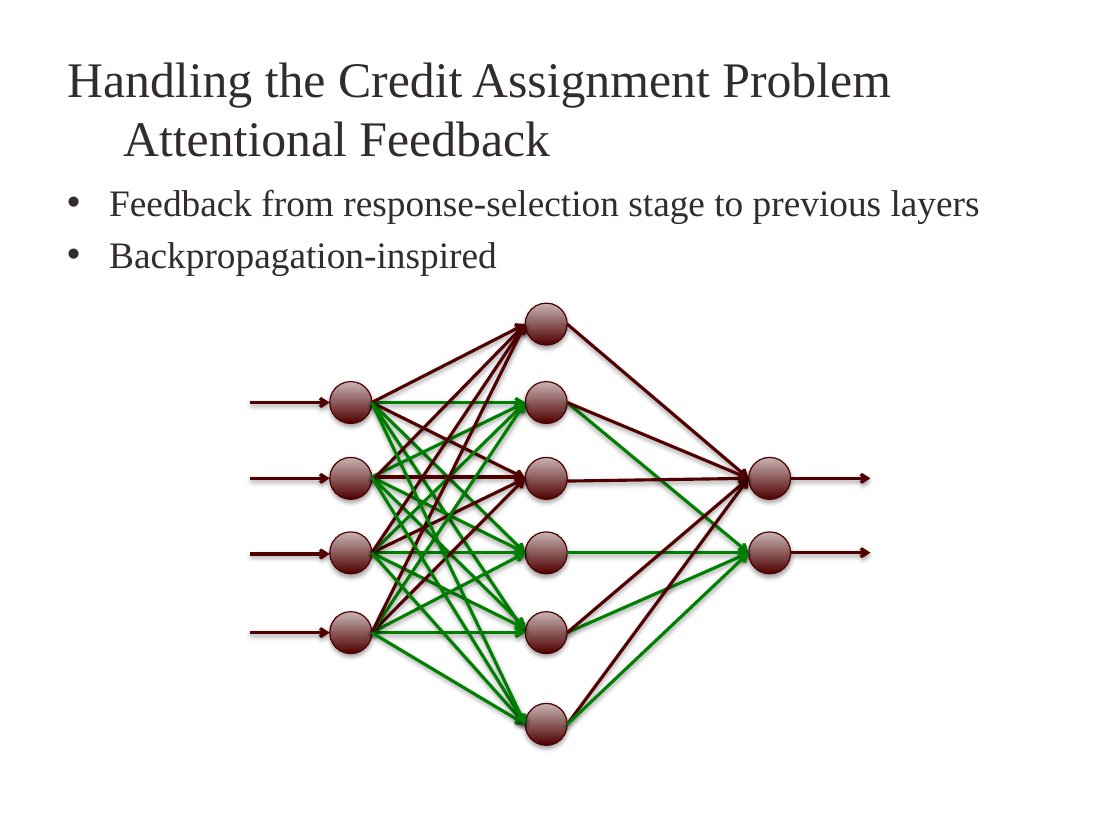
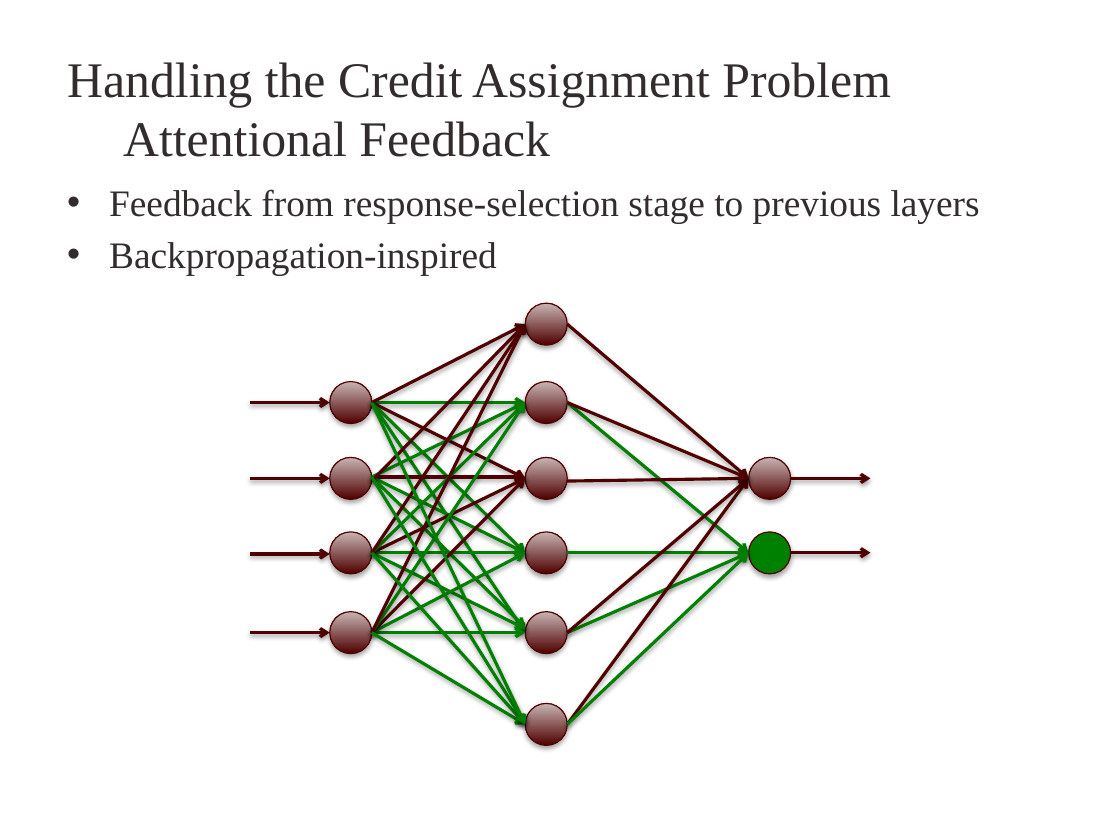
Before and after one commit to kuthulas/reinforce, a slide deck: slide 24 of RL.pptx (slide 12 before the commit). Drawn at 1120x840 pixels with LibreOffice and Linux fonts; fonts in the diff are those of the drawing; background and template pictures are left out. Boxes give left, top, right and bottom in pixels: in the first picture for what was removed or moved away, otherwise in the second. Text is boxed around its words. In the diff, an @@ line names an element or a change of style, - is before the commit and + after.

```diff
--- a/RL.pptx
+++ b/RL.pptx
@@ ellipse at (748, 532, 791, 575): fill gradient #500000 to #C9B6B6 to #008000 @@
```
Also in this commit, not shown: 10 other slides changed, 22 slides added, 3 slides removed.
